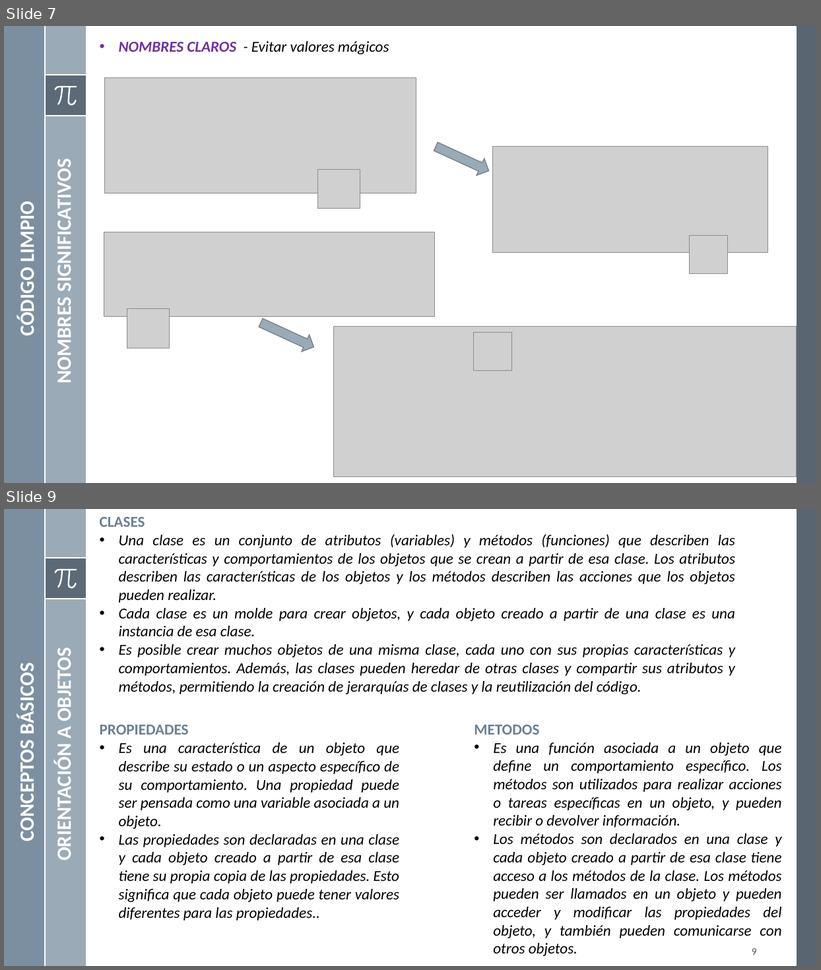
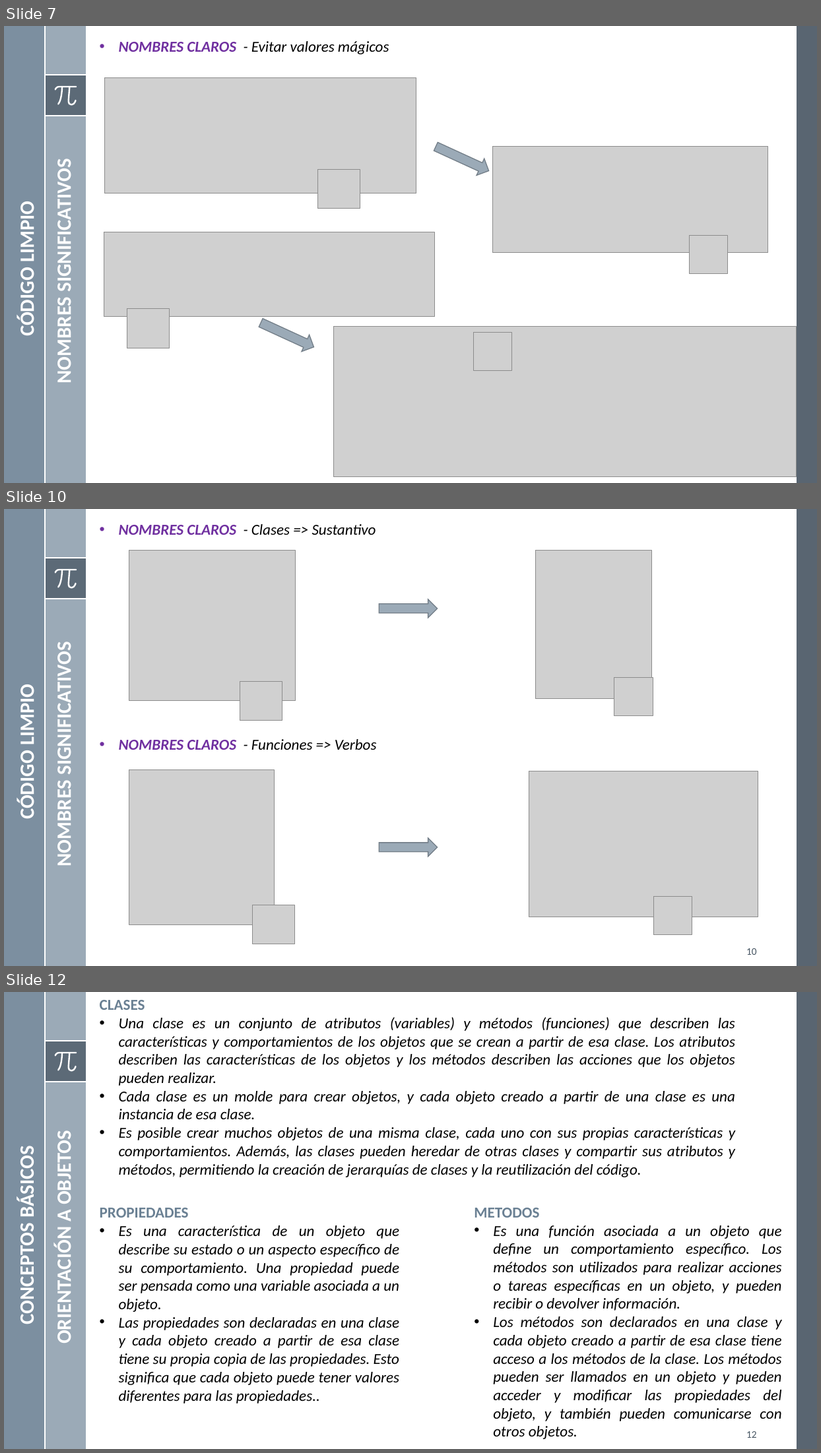
Before and after one commit to mgutierreza/Know, a slide deck: Programacion/POO/POO Buenas Practicas.pptx. Shown one above the other, each under a label of ours: slides 7 and 9 before the commit, slides 7, 10 and 12 after it; the slides between them are not shown. The pictures are 821x970 and 821x1453 pixels, drawn with LibreOffice and Linux fonts; fonts in the diff are those of the drawing; grey boxes stand for pictures. Boxes give left, top, right and bottom in pixels: in the first picture for what was removed or moved away, otherwise in the second. Text is boxed around its words. In the diff, an @@ line names an element or a change of style, - is before the commit and + after.

```diff
--- a/Programacion/POO/POO Buenas Practicas.pptx
+++ b/Programacion/POO/POO Buenas Practicas.pptx
@@ slide 10 added at (4,509,817,966), background #FFFFFF; not listed: 8 template elements that a slide beside it also shows @@
@@ text added at (119,524,376,535), 18 pt, text #000000, italic @@
+• NOMBRES CLAROS - Clases => Sustantivo
@@ picture added at (129,551,295,701) @@
@@ picture added at (535,551,652,699) @@
@@ right arrow added at (379,599,438,618), fill #9BAAB7, outline #737E87 1 pt @@
@@ text added at (52,655,77,865), 24 pt, text #FFFFFF, bold @@
+NOMBRES SIGNIFICATIVOS
@@ picture added at (240,682,282,721) @@
@@ picture added at (614,677,653,716) @@
@@ text added at (15,690,40,818), 24 pt, text #FFFFFF, bold @@
+CÓDIGO LIMPIO
@@ text added at (119,739,377,750), 18 pt, text #000000, italic @@
+• NOMBRES CLAROS - Funciones => Verbos
@@ picture added at (129,770,274,925) @@
@@ picture added at (529,771,758,918) @@
@@ right arrow added at (379,838,438,857), fill #9BAAB7, outline #737E87 1 pt @@
@@ picture added at (653,897,692,935) @@
@@ picture added at (253,906,295,945) @@
@@ page number added at (746,949,757,955), 12 pt, text #465562 @@
+10
@@ what was slide 9 is now slide 12 @@
@@ page number at (746,1432,757,1438): text changed @@
-9
+12
```
Also in this commit, not shown: 2 slides changed, 2 other slides added.
